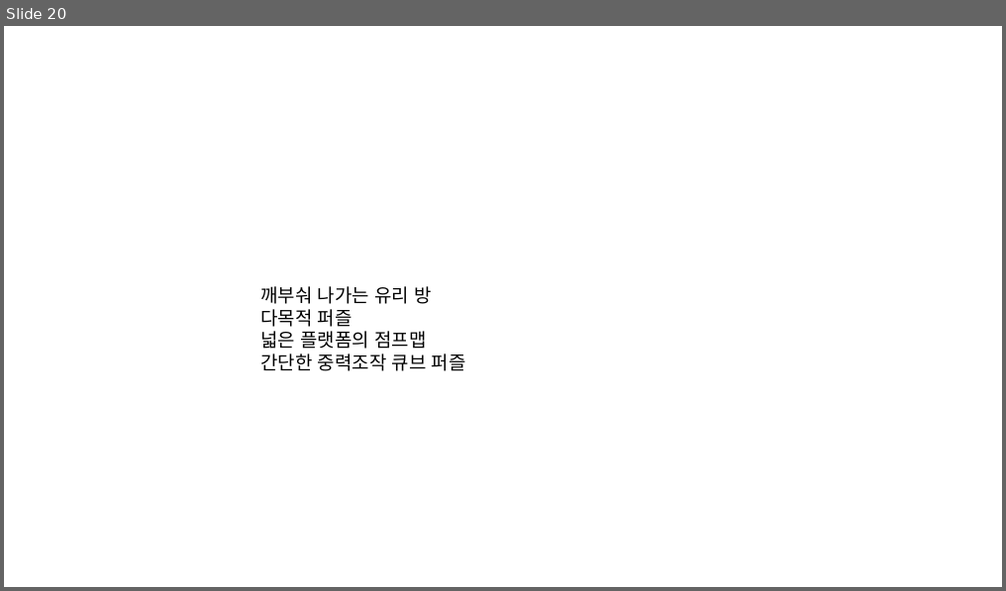
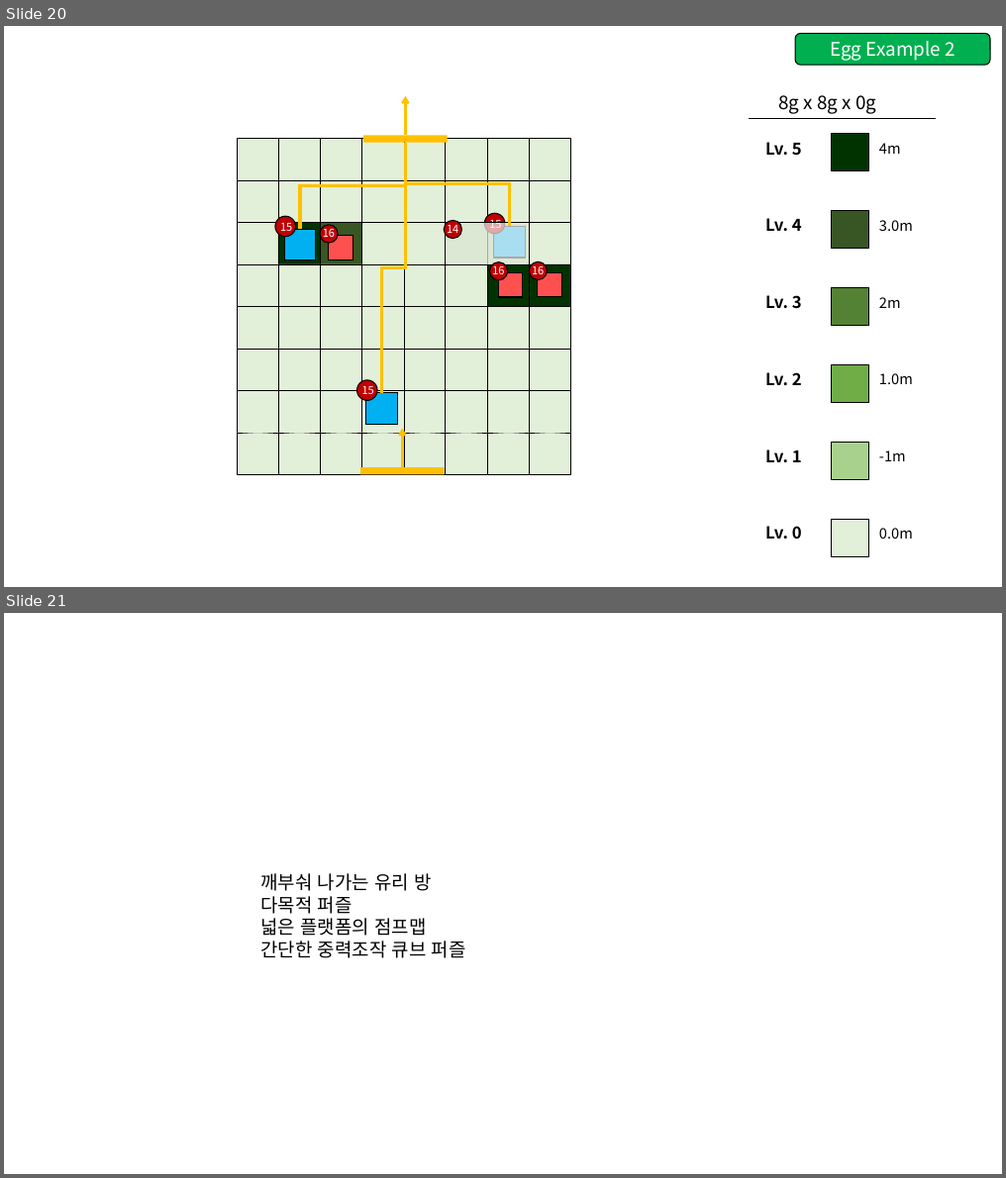
Before and after one commit to GGMGangsterHamster/GangsterHamster, a slide deck: Documents/Gravito_Stage.pptx. Shown one above the other, each under a label of ours: slide 20 before the commit, slides 20 and 21 after it. The pictures are 1006x591 and 1006x1178 pixels, drawn with LibreOffice and Linux fonts; fonts in the diff are those of the drawing. Boxes give left, top, right and bottom in pixels: in the first picture for what was removed or moved away, otherwise in the second. Text is boxed around its words. In the diff, an @@ line names an element or a change of style, - is before the commit and + after.

```diff
--- a/Documents/Gravito_Stage.pptx
+++ b/Documents/Gravito_Stage.pptx
@@ slide 20 added at (4,26,1002,587), background #FFFFFF @@
@@ rounded rectangle added at (795,34,991,65), fill #00B050, outline #000000 1 pt, 18 pt, text #FFFFFF @@
+Egg Example 2
@@ arrow added from (405, 135) to (405, 96), #FFC000 2.25 pt @@
@@ group added at (748,95,936,557): 13 texts, 6 rectangles, 1 line @@
+0.0m
+-1m
+1.0m
+2m
+3.0m
+4m
+Lv. 0
+Lv. 1
+Lv. 2
+Lv. 3
+Lv. 4
+Lv. 5
+8g x 8g x 0g
@@ elbow line added from (300, 229) to (405, 143), #FFC000 3 pt @@
@@ rectangle added at (363,135,448,143), fill #FFC000 @@
@@ elbow line added from (382, 393) to (405, 143), #FFC000 3 pt @@
@@ elbow line added from (509, 226) to (405, 143), #FFC000 3 pt @@
@@ ellipse added at (275,216,295,236), fill #C00000, outline #000000 1 pt @@
@@ text added at (280,223,292,234), 10.5 pt, text #FFFFFF @@
+15
@@ rectangle added at (284,229,316,261), fill #00B0F0, outline #000000 1 pt @@
@@ ellipse added at (320,225,338,243), fill #C00000, outline #000000 1 pt @@
@@ text added at (323,226,335,241), 10.5 pt, text #FFFFFF @@
+16
@@ rectangle added at (445,222,529,264), fill #F2F2F2 at 70% opacity, outline #000000 0.25 pt @@
@@ ellipse added at (445,221,462,239), fill #C00000, outline #000000 1 pt @@
@@ text added at (447,222,458,237), 10.5 pt, text #FFFFFF @@
+14
@@ ellipse added at (484,213,505,233), fill #C00000, outline #000000 1 pt @@
@@ text added at (489,216,501,228), 10.5 pt, text #FFFFFF @@
+15
@@ rectangle added at (494,226,525,258), fill #00B0F0, outline #000000 1 pt @@
@@ rectangle added at (328,236,352,261), fill #FF5050, outline #000000 1 pt @@
@@ ellipse added at (490,263,508,280), fill #C00000, outline #000000 1 pt @@
@@ ellipse added at (529,262,547,279), fill #C00000, outline #000000 1 pt @@
@@ text added at (492,264,504,278), 10.5 pt, text #FFFFFF @@
+16
@@ rectangle added at (498,274,523,297), fill #FF5050, outline #000000 1 pt @@
@@ text added at (532,264,544,278), 10.5 pt, text #FFFFFF @@
+16
@@ rectangle added at (538,273,562,297), fill #FF5050, outline #000000 1 pt @@
@@ ellipse added at (357,380,377,400), fill #C00000, outline #000000 1 pt @@
@@ text added at (362,383,374,398), 10.5 pt, text #FFFFFF @@
+15
@@ rectangle added at (366,393,398,425), fill #00B0F0, outline #000000 1 pt @@
@@ arrow added from (402, 468) to (402, 429), #FFC000 2.25 pt @@
@@ group added at (237,138,570,474): 64 rectangles @@
@@ rectangle added at (360,468,445,475), fill #FFC000 @@
@@ what was slide 20 is now slide 21 @@
```
Also in this commit, not shown: 1 slide changed, 1 other file.
